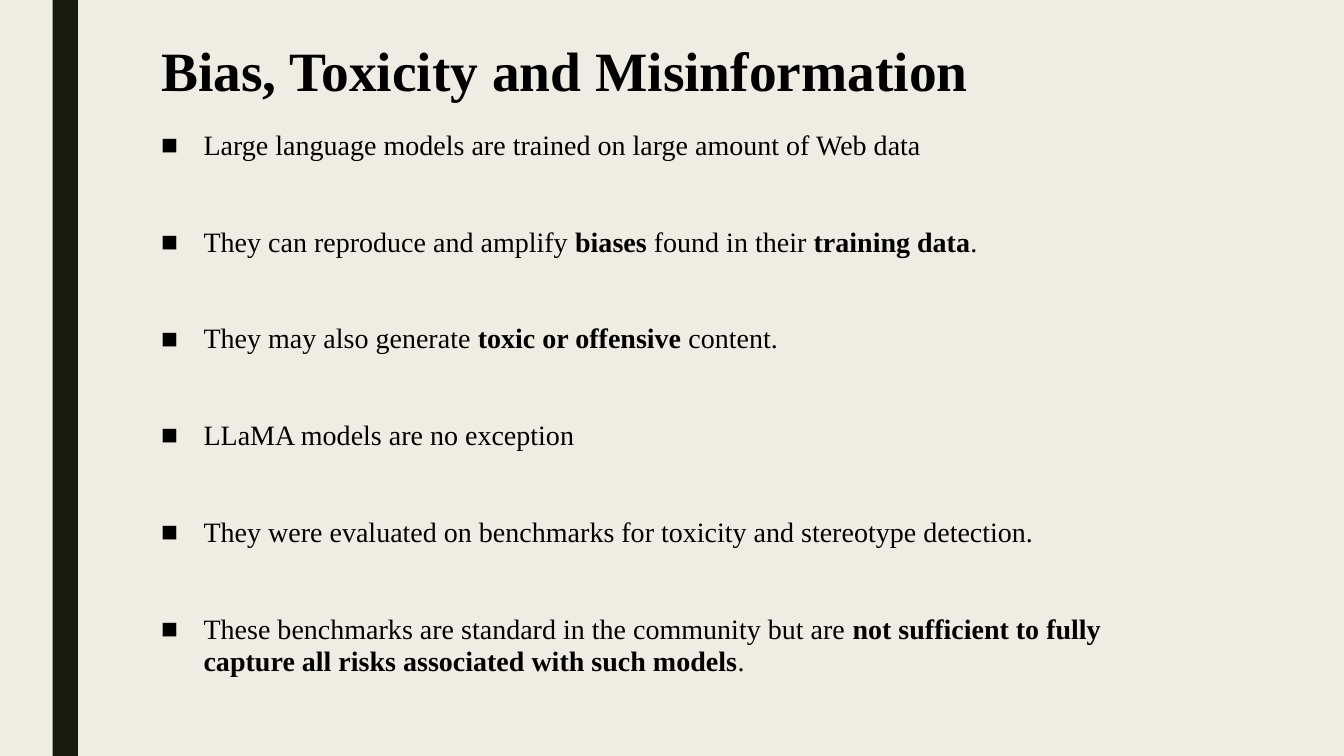
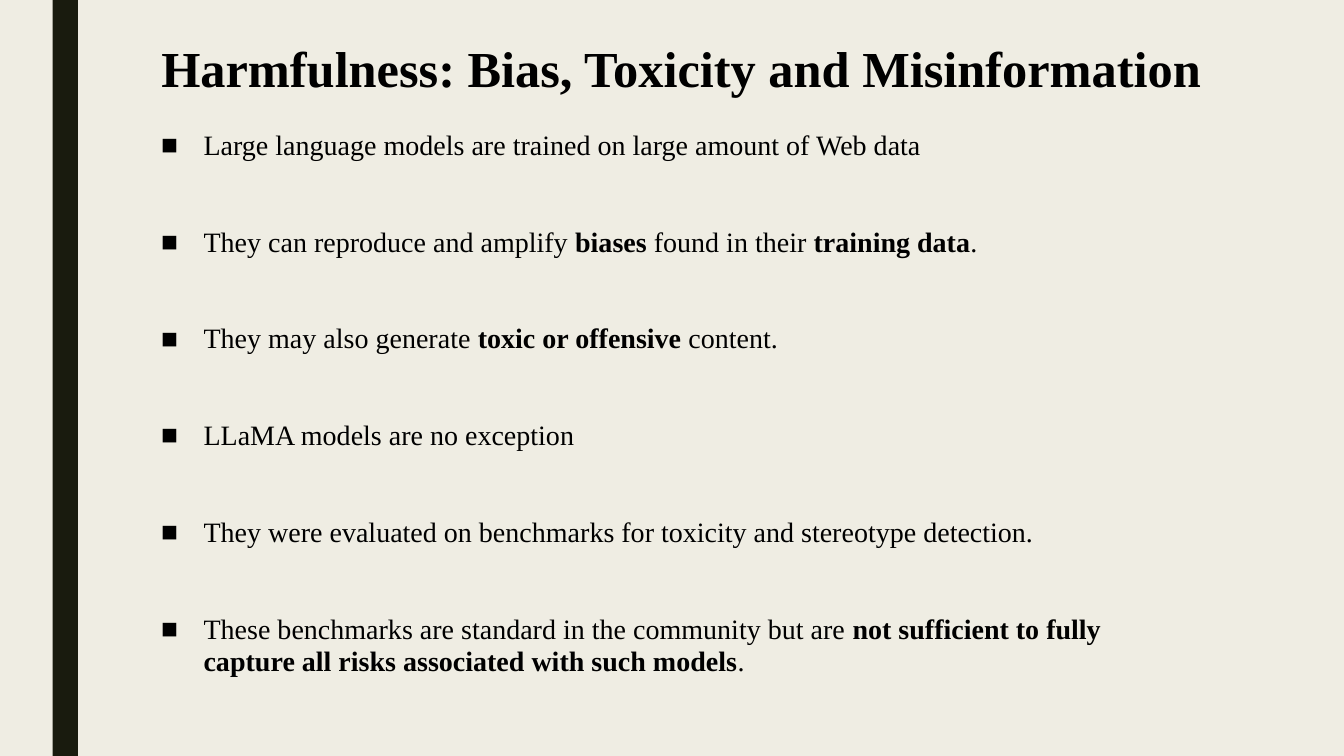
Before and after one commit to shlomi1993/llm-from-scratch, a slide deck: slide 19 of presentation/Lecture Slides.pptx. Drawn at 1344x756 pixels with LibreOffice and Linux fonts; fonts in the diff are those of the drawing. Boxes give left, top, right and bottom in pixels: in the first picture for what was removed or moved away, otherwise in the second. Text is boxed around its words. In the diff, an @@ line names an element or a change of style, - is before the commit and + after.

```diff
--- a/presentation/Lecture Slides.pptx
+++ b/presentation/Lecture Slides.pptx
@@ title at (x1=161, y1=51, x2=1201, y2=97): text changed; size 39.6 to 36 pt @@
-Bias, Toxicity and Misinformation
+Harmfulness: Bias, Toxicity and Misinformation
```
Also in this commit, not shown: 8 other slides changed, 3 other files.
